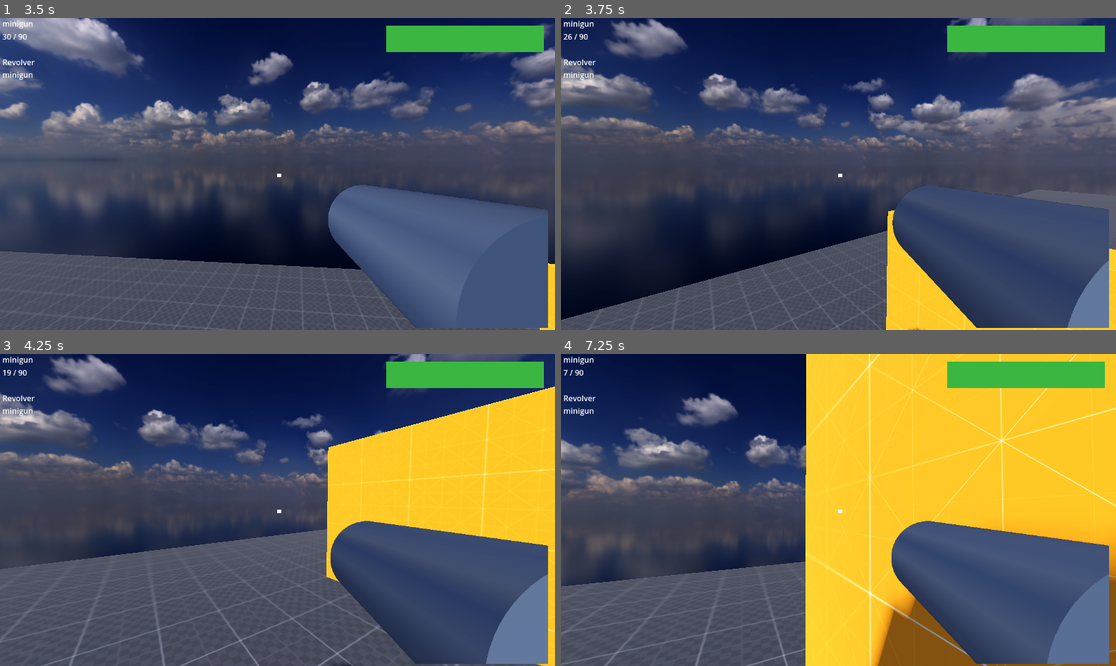
Above: before the commit, frames 1-4 (two rows, left to right).
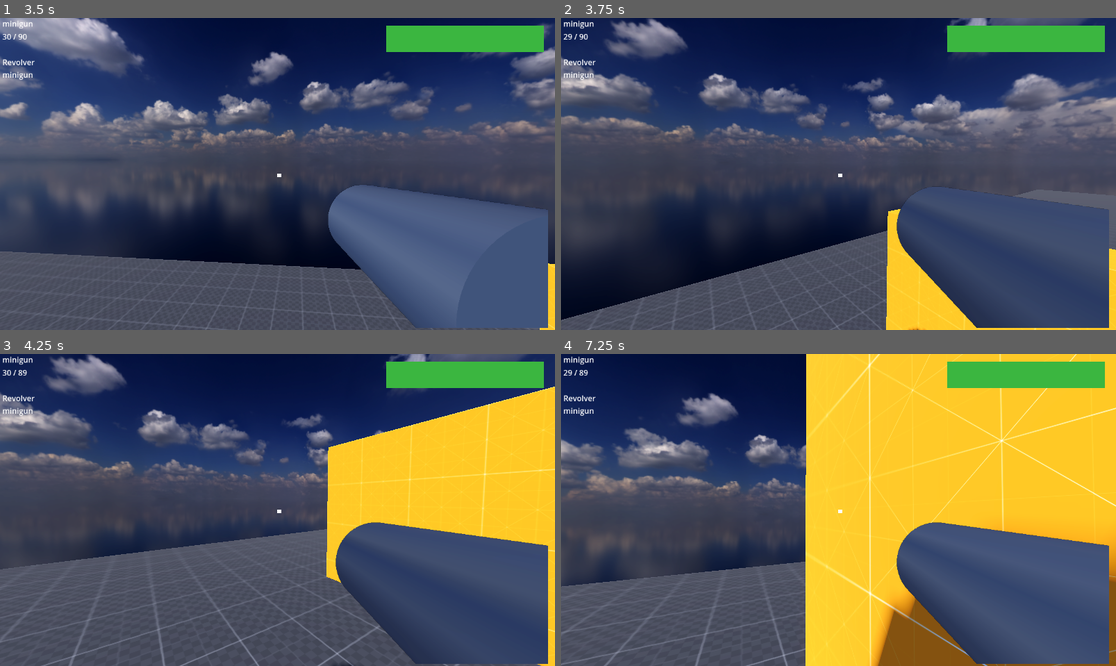
Above: after the commit, the same moments.

Repository: Inquisitor718/MadCow
Game: Godot game, scene res://scenes/main.tscn
Two runs of this game, one before a commit and one after it. Both use one fixed random seed, a clock stepped at 60 frames per second and the inputs below.
Inputs (mouse positions are in pixels of both pictures, inside the frame that each line leads up to):
- Up to frame 1 (3.5 s): tap Enter (ui_accept) at 0.5, 2.75 s; move the mouse to (305, 174) at 0.52 s; press the mouse at (305, 174) at 0.53 s; hold V (Weapon_Up) from 0.53 s (still down); tap Space (jump) at 0.77, 1.52, 3.02 s; move the mouse to (249, 174) at 1.27 s; release the mouse at (249, 174) at 1.28 s; tap Ctrl (crouch) at 1.35 s; move the mouse to (288, 167) at 2.02 s; hold E (free_look) 2.03-2.78 s; move the mouse to (271, 180) at 2.77 s; tap Shift (sprint) at 2.85 s
- Up to frame 2 (3.75 s): keep holding V (Weapon_Up); move the mouse to (877, 177) at 3.52 s; press the mouse at (877, 177) at 3.53 s
- Up to frame 3 (4.25 s): keep holding V (Weapon_Up); tap Space (jump) at 3.77 s; tap R (Reload) at 4.15 s
- Up to frame 4 (7.25 s): move the mouse to (794, 506) at 4.27 s; release the mouse at (794, 506) at 4.28 s; tap Ctrl (crouch) at 4.35 s; tap Space (jump) at 4.52, 6.02, 6.77 s; move the mouse to (844, 510) at 5.02 s; hold E (free_look) 5.03-5.78 s; move the mouse to (816, 503) at 5.77 s; release V (Weapon_Up) at 5.78 s; hold D (right) 5.78-6.53 s; tap Shift (sprint) at 5.85 s; move the mouse to (866, 510) at 6.52 s; press the mouse at (866, 510) at 6.53 s; hold V (Weapon_Up) from 6.53 s (still down)

Frame 1 is identical in both runs. In frame 2, 1.2% of the frame differs, in the area x 1-99%, y 5-100%; in frame 3, 2.4%, in the area x 0-99%, y 5-100%; in frame 4, 2.4%.

Commit message:
Revert "misc"
This reverts commit 0e968b607944adea2c4301400b33ce991258b511.

Diff:
--- a/madcow-decease/assets/weapon_resources/Minigun.tres
+++ b/madcow-decease/assets/weapon_resources/Minigun.tres
@@ -7,14 +7,14 @@
 W_name = "minigun"
 Activate_anim = "MinigunActivate"
 Shoot_anim = "MinigunShoot"
-Reload_anim = "MinigunReload"
+Reload_anim = ""
 DActivate_anim = ""
 No_ammo_anim = ""
 Active_ammo = 30
 Stored_ammo = 90
 Magazine = 30
 Max_ammo = 300
-Auto_fire = true
+Auto_fire = false
 Type = 2
 range = 5000
 dmg = 10
